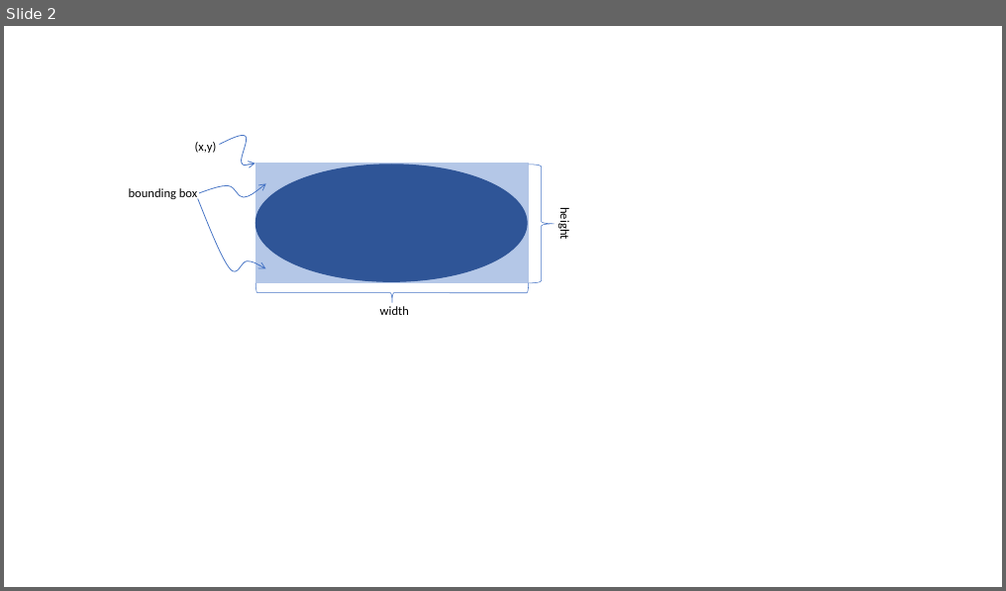
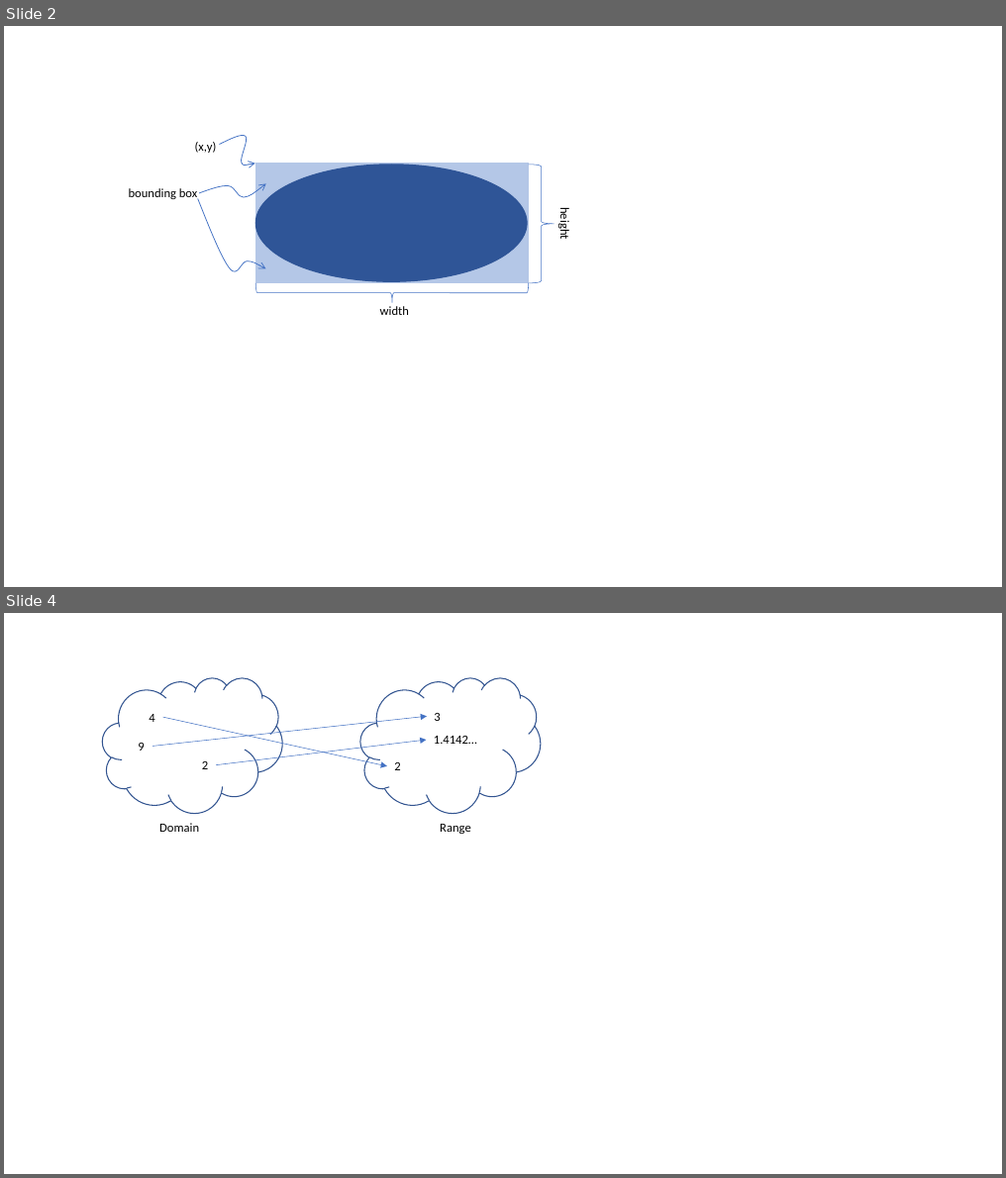
Before and after one commit to edharcourt/CS140, a slide deck: images/pygame_rect_window.pptx. Shown one above the other, each under a label of ours: slide 2 before the commit, slides 2 and 4 after it; the slides between them are not shown. The pictures are 1006x591 and 1006x1178 pixels, drawn with LibreOffice and Linux fonts; fonts in the diff are those of the drawing. Boxes give left, top, right and bottom in pixels: in the first picture for what was removed or moved away, otherwise in the second. Text is boxed around its words. In the diff, an @@ line names an element or a change of style, - is before the commit and + after.

```diff
--- a/images/pygame_rect_window.pptx
+++ b/images/pygame_rect_window.pptx
@@ slide 4 added at [4, 613, 1002, 1174], background #FFFFFF @@
@@ cloud added at [103, 678, 282, 814], fill #FFFFFF, outline #325491 1 pt @@
@@ cloud added at [360, 678, 540, 814], fill #FFFFFF, outline #325491 1 pt @@
@@ text added at [149, 714, 154, 722], 12 pt, text #000000 @@
+4
@@ arrow added from (152, 747) to (427, 716), #4472C4 0.5 pt @@
@@ arrow added from (163, 717) to (387, 766), #4472C4 0.5 pt @@
@@ text added at [434, 713, 440, 721], 12 pt, text #000000 @@
+3
@@ text added at [138, 743, 144, 751], 12 pt, text #000000 @@
+9
@@ arrow added from (216, 765) to (426, 740), #4472C4 0.5 pt @@
@@ text added at [434, 736, 477, 744], 12 pt, text #000000 @@
+1.4142…
@@ text added at [202, 761, 208, 769], 12 pt, text #000000 @@
+2
@@ text added at [394, 762, 400, 770], 12 pt, text #000000 @@
+2
@@ text added at [159, 823, 199, 832], 12 pt, text #000000 @@
+Domain
@@ text added at [440, 824, 471, 834], 12 pt, text #000000 @@
+Range
```
Also in this commit, not shown: 3 other slides added, 6 other files.
